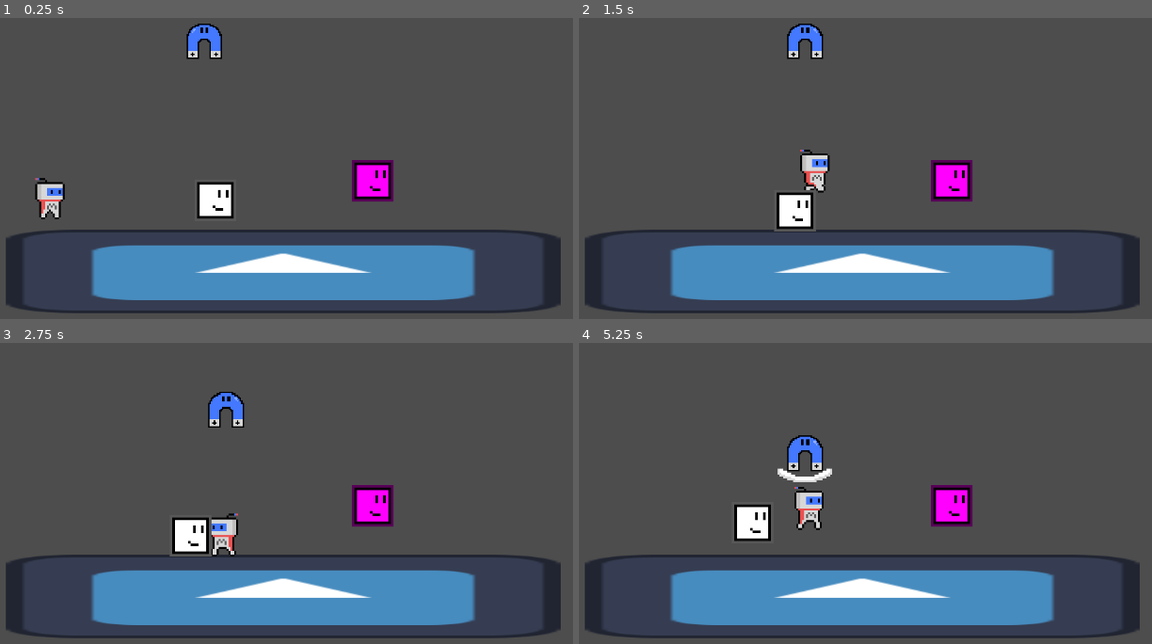
Above: before the commit, frames 1-4 (two rows, left to right).
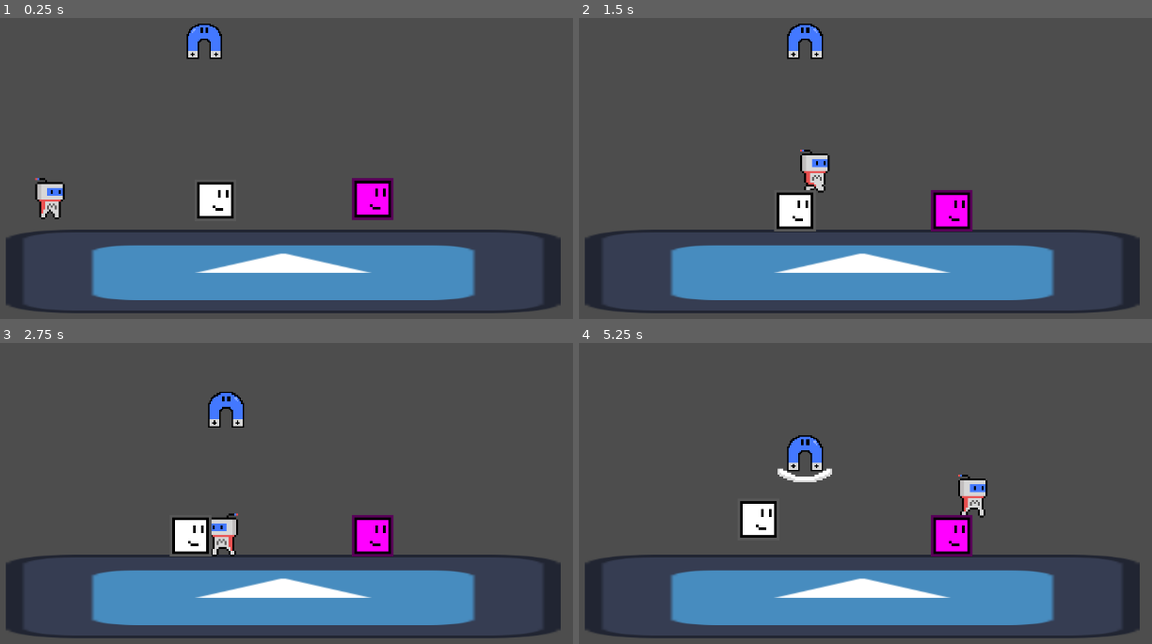
Above: after the commit, the same moments.

Repository: mrshark3959/Magnettwins-GODOT
Game: Godot game, scene res://Test.tscn
Two runs of this game, one before a commit and one after it. Both use one fixed random seed, a clock stepped at 60 frames per second and the inputs below. The engine's default icon, where the game draws it, is replaced by a stand-in: a white triangle on a blue panel in a dark square.
Inputs:
- Up to frame 1 (0.25 s): no input
- Up to frame 2 (1.5 s): hold Right (right) from 0.53 s (still down); tap A (a) at 0.6 s; tap Up (up) at 0.77 s; tap D (d) at 0.8, 1.35 s
- Up to frame 3 (2.75 s): tap Up (up) at 1.52 s; tap S (s) at 1.55, 2.1 s; release Right (right) at 2.03 s; hold Left (left) from 2.03 s (still down); hold Space (space) from 2.03 s (still down)
- Up to frame 4 (5.25 s): release Left (left) at 2.78 s; release Space (space) at 2.78 s; hold Right (right) 2.78-4.28 s; tap Space (space) at 2.85 s; tap Up (up) at 3.02, 3.77, 4.52 s; tap A (a) at 3.05, 3.6 s; tap D (d) at 3.8, 4.35 s; hold Left (left) 4.28-5.03 s; tap S (s) at 4.55, 5.1 s; hold Right (right) from 5.03 s (still down); hold Space (space) from 5.03 s (still down)

The runs differ from the first frame. In frame 1, 1.1% of the frame differs, in the area x 61-69%, y 47-68%; in frame 2, 1.7%; in frame 3, 1.7%; in frame 4, 3.1%, in the area x 27-72%, y 43-71%.

Commit message:
Better snap and no cheese

Diff:
--- a/Test.tscn
+++ b/Test.tscn
@@ -84,8 +84,9 @@
 gravity_point = true
 gravity_point_center = Vector2(0, 0)
 gravity_direction = Vector2(0, 0)
-gravity = 3000.0
-linear_damp = 5.0
+gravity = 4000.0
+linear_damp_space_override = 3
+linear_damp = 1.0
 script = ExtResource("5_ghvyq")
 
 [node name="CollisionShape2D" type="CollisionShape2D" parent="Ferrus/Trigger"]
@@ -102,6 +103,8 @@
 [node name="Snap" type="Area2D" parent="Ferrus/Trigger"]
 position = Vector2(0, -6)
 scale = Vector2(0.2, 0.1)
+collision_layer = 4
+collision_mask = 6
 
 [node name="CollisionShape2D" type="CollisionShape2D" parent="Ferrus/Trigger/Snap"]
 shape = SubResource("RectangleShape2D_kjrvo")
@@ -140,7 +143,6 @@
 mass = 30.0
 sleeping = true
 lock_rotation = true
-script = ExtResource("5_yjov5")
 
 [node name="CollisionShape2D" type="CollisionShape2D" parent="AnchorBlock"]
 scale = Vector2(3, 3)
--- a/anchorarea.gd
+++ b/anchorarea.gd
@@ -11,10 +11,13 @@
 
 	for i in get_overlapping_areas():
 		value += 1
-	if  value > 0 && Input.is_action_pressed("space"):
-		get_parent().set_freeze_enabled(false)
-		#print("hi")
-	else:
-		get_parent().set_freeze_enabled(true)
-		#print("bye")
+		if  value > 0 && Input.is_action_pressed("space") && i.get_parent().name == "Ferrus":
+			get_parent().set_freeze_enabled(false)
+			get_parent().set_collision_layer_value(1, false)
+			print("hi")
+		else:
+			get_parent().set_freeze_enabled(true)
+			print("bye")
 	value = 0
+	if !Input.is_action_pressed("space"):
+		get_parent().set_collision_layer_value(1, true)
--- a/trigger.gd
+++ b/trigger.gd
@@ -10,6 +10,7 @@
 func _process(delta: float) -> void:
 	if (Input.is_action_pressed("space")):
 		set_gravity_space_override_mode(Area2D.SPACE_OVERRIDE_REPLACE)
+		set_linear_damp_space_override_mode(Area2D.SPACE_OVERRIDE_REPLACE)
 		if get_node("Pulse").animation != "pulse":
 			get_node("Pulse").play("pulse")
 			#print("hi")
@@ -23,9 +24,11 @@
 		snapbody.global_transform.origin = global_position
 		snapbody.linear_velocity = Vector2(0,0)
 		set_gravity_space_override_mode(Area2D.SPACE_OVERRIDE_DISABLED)
+		set_linear_damp_space_override_mode(Area2D.SPACE_OVERRIDE_DISABLED)
 	else:
 		if snapbody is RigidBody2D:
 			snapbody.freeze = false
+			snapbody.set_collision_layer_value(1, true)
 		snapbody = null
 
 
@@ -37,3 +40,4 @@
 func _on_snap_body_entered(body: Node2D) -> void:
 	if Input.is_action_pressed("space") && snapbody == null && gravity_space_override == Area2D.SPACE_OVERRIDE_REPLACE:
 		snapbody = body
+		snapbody.set_collision_layer_value(1, false)
